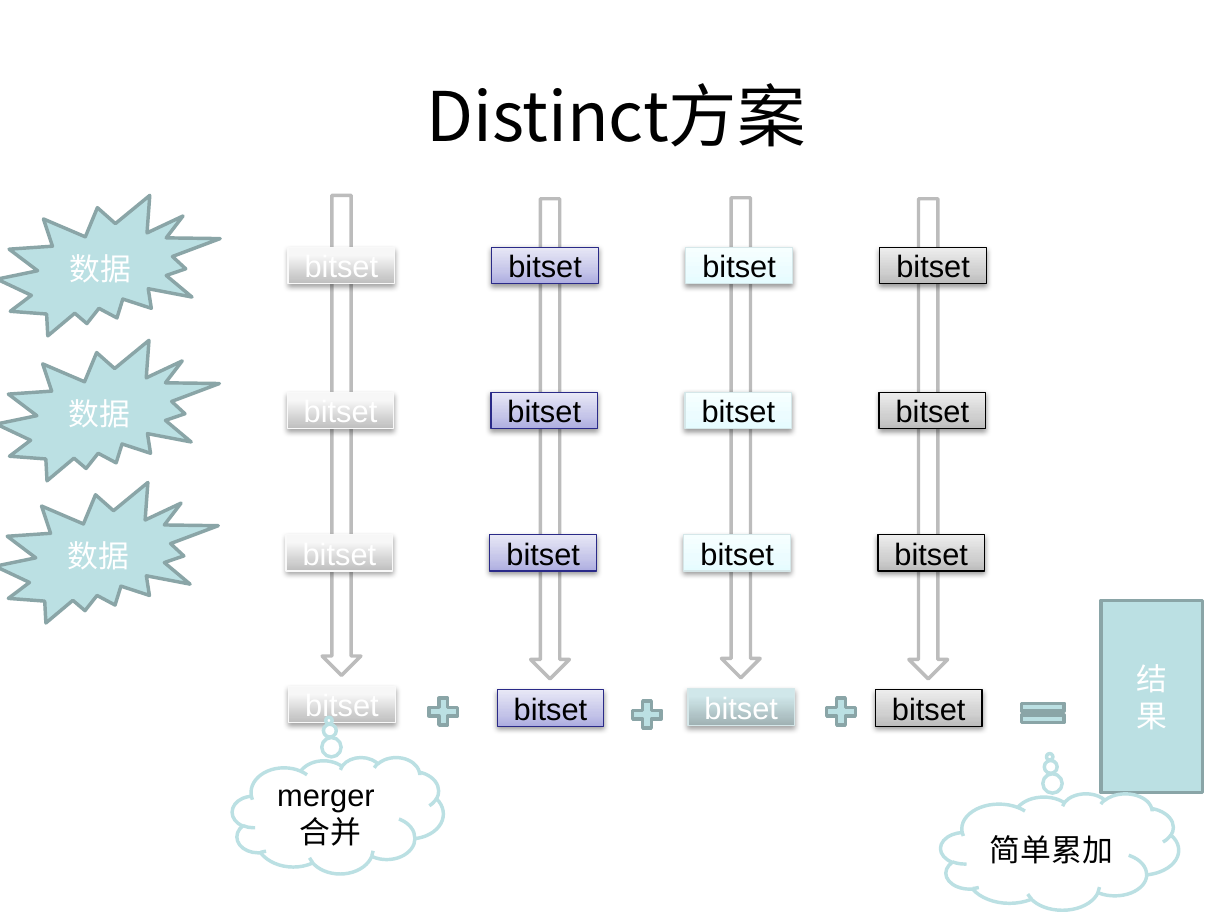
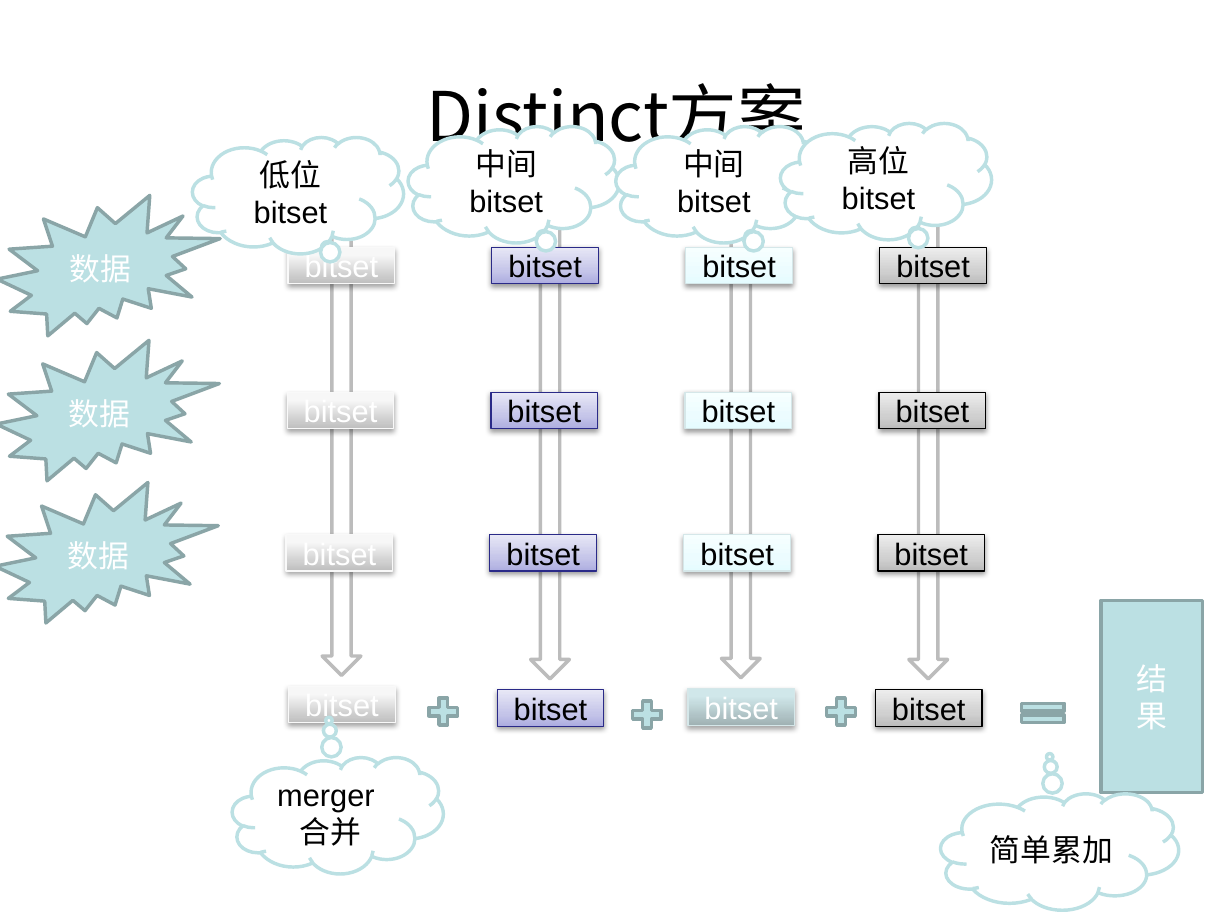
Before and after one commit to muyannian/higo, a slide deck: slide 20 of doc/higo.pptx. Drawn at 1232x924 pixels with LibreOffice and Linux fonts; fonts in the diff are those of the drawing; background and template pictures are left out. Boxes give left, top, right and bottom in pixels: in the first picture for what was removed or moved away, otherwise in the second. Text is boxed around its words. In the diff, an @@ line names an element or a change of style, - is before the commit and + after.

Commit message:
distinct方案

```diff
--- a/doc/higo.pptx
+++ b/doc/higo.pptx
@@ thought cloud added at [192, 137, 403, 253], fill #FFFFFF, outline #BBE0E3 2 pt, 18 pt, text #000000 @@
+低位bitset
@@ thought cloud added at [408, 126, 618, 241], fill #FFFFFF, outline #BBE0E3 2 pt, 18 pt, text #000000 @@
+中间bitset
@@ thought cloud added at [616, 126, 827, 241], fill #FFFFFF, outline #BBE0E3 2 pt, 18 pt, text #000000 @@
+中间bitset
@@ thought cloud added at [781, 123, 992, 239], fill #FFFFFF, outline #BBE0E3 2 pt, 18 pt, text #000000 @@
+高位bitset
```
